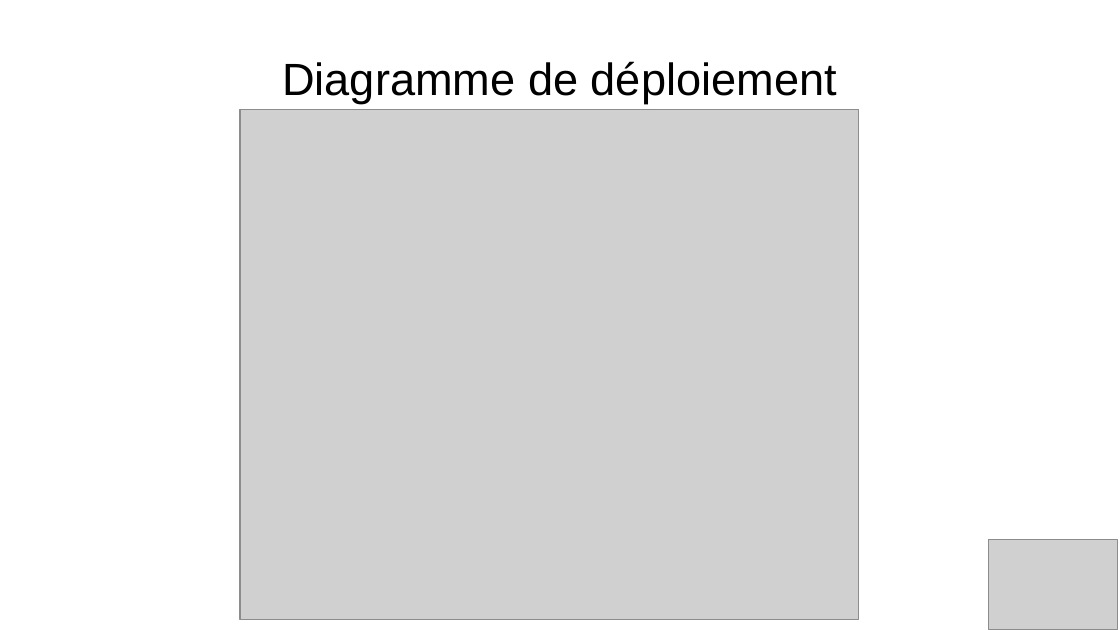
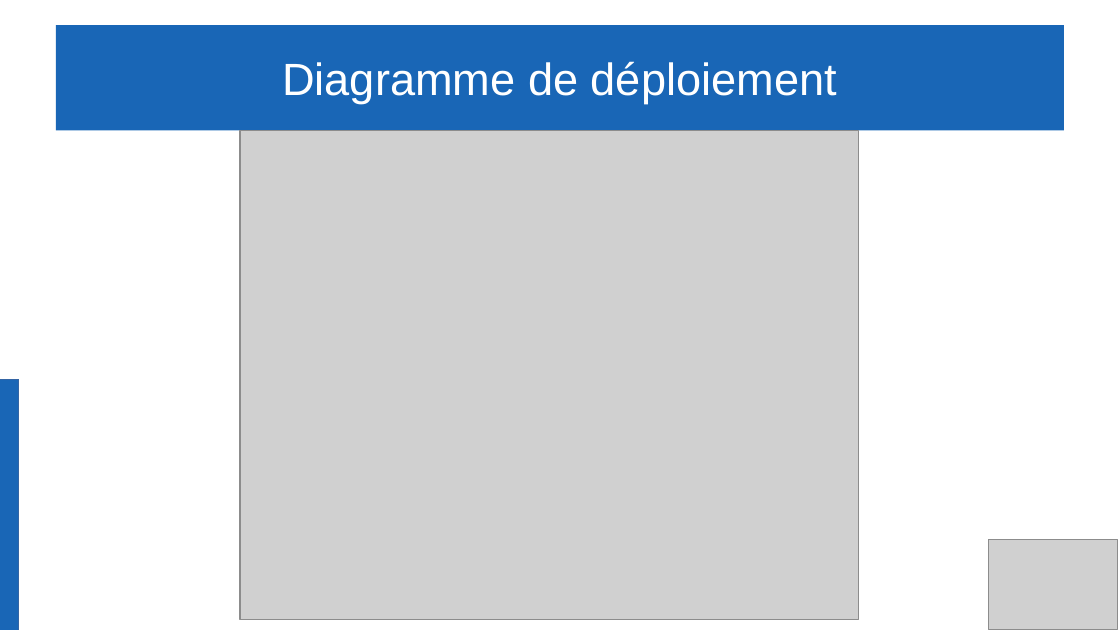
Before and after one commit to Gabin221/Tracking-BLE-documents, a slide deck: slide 17 of Revues/Revues1/presentation_yahya_andrea_gabin.odp. Drawn at 1120x630 pixels with LibreOffice and Linux fonts; fonts in the diff are those of the drawing; grey boxes stand for pictures. Boxes give left, top, right and bottom in pixels: in the first picture for what was removed or moved away, otherwise in the second. Text is boxed around its words. In the diff, an @@ line names an element or a change of style, - is before the commit and + after.

```diff
--- a/Revues/Revues1/presentation_yahya_andrea_gabin.odp
+++ b/Revues/Revues1/presentation_yahya_andrea_gabin.odp
@@ title "Diagramme de déploiement": place and size @@
-title "Diagramme de déploiement" at <box>282,61,837,104</box>
+title "Diagramme de déploiement" at <box>56,25,1064,131</box>
@@ title "Diagramme de déploiement" at <box>56,25,1064,131</box>: text colour #000000 to #FFFFFF; fill none to #1966B6 @@
@@ picture: place and size @@
-picture at <box>240,110,858,620</box>
+picture at <box>240,130,858,620</box>
@@ rectangle added at <box>0,380,19,630</box>, fill #1966B6, outline #3465A4 0 pt @@
```
Also in this commit, not shown: 22 other slides changed, 1 other file.
